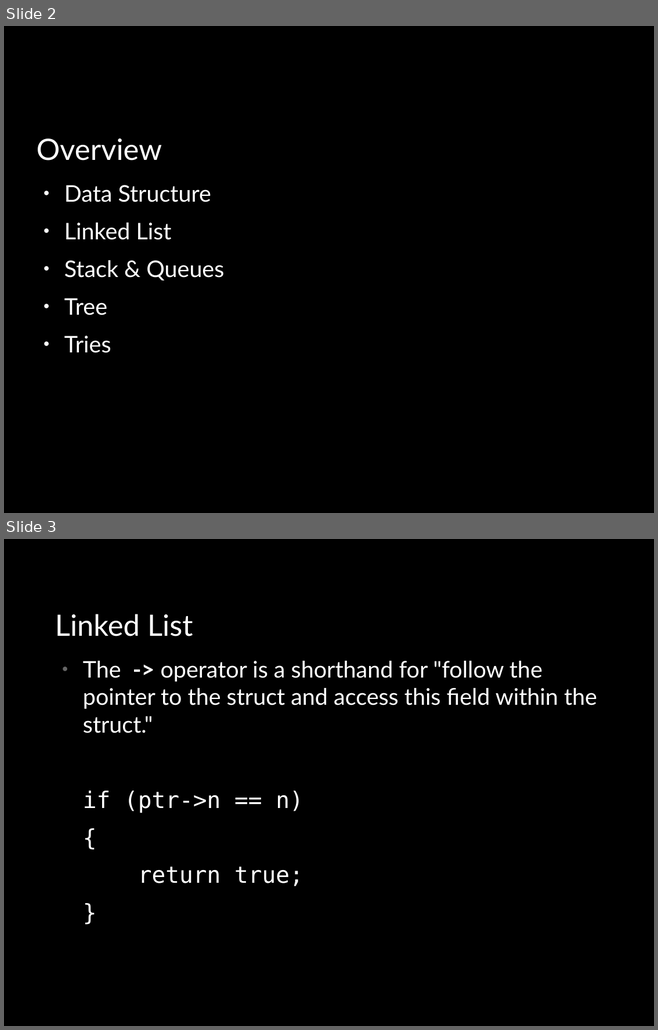
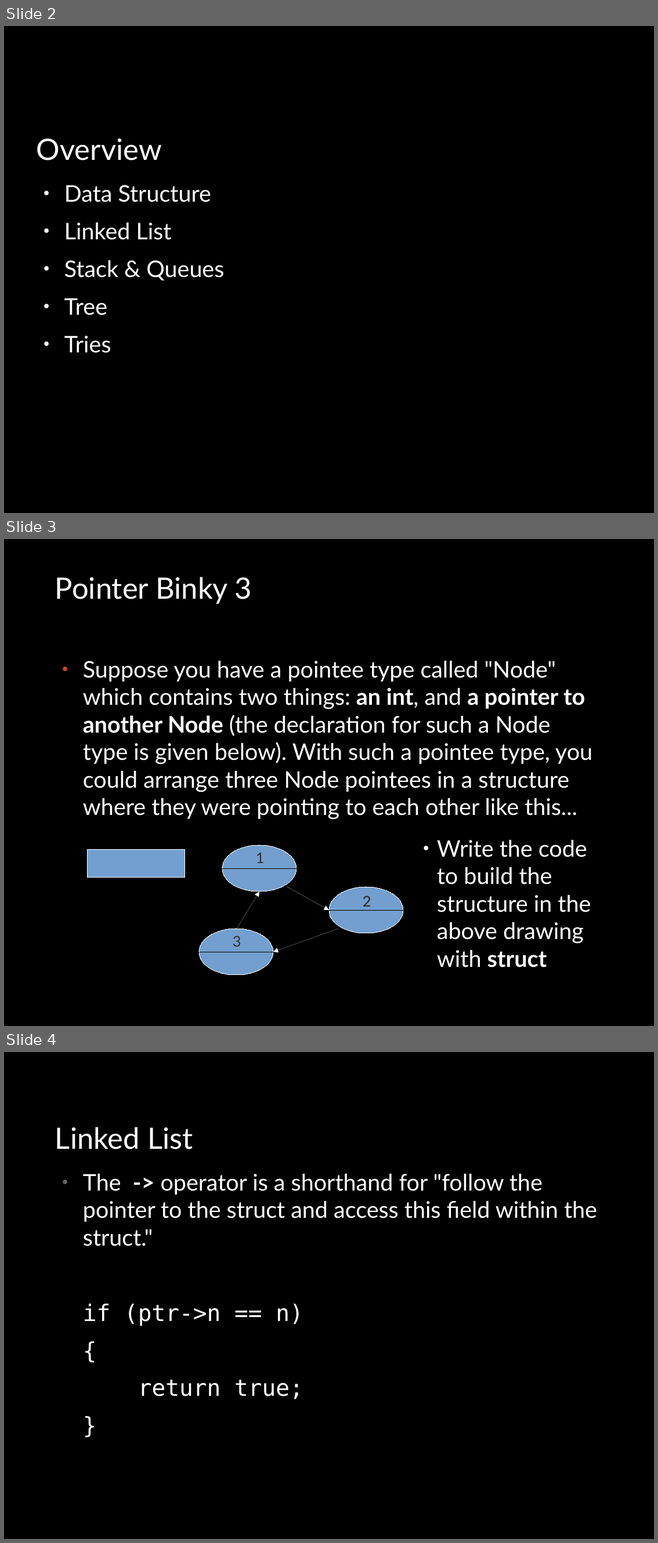
Before and after one commit to bagustris/prokom-tf, a slide deck: slide/prokom7.odp. Shown one above the other, each under a label of ours: slides 2 and 3 before the commit, slides 2, 3 and 4 after it. The pictures are 658x1030 and 658x1543 pixels, drawn with LibreOffice and Linux fonts; fonts in the diff are those of the drawing. Boxes give left, top, right and bottom in pixels: in the first picture for what was removed or moved away, otherwise in the second. Text is boxed around its words. In the diff, an @@ line names an element or a change of style, - is before the commit and + after.

```diff
--- a/slide/prokom7.odp
+++ b/slide/prokom7.odp
@@ slide 3 added at bbox=[4, 539, 654, 1026], background #000000 @@
@@ title added at bbox=[55, 577, 252, 604], 36 pt, text #FFFFFF @@
+Pointer Binky 3
@@ text added at bbox=[83, 661, 592, 820], 28 pt, text #FFFFFF @@
+● Suppose you have a pointee type called "Node" which contains two things: an int, and a pointer to another Node (the declaration for such a Node type is given below). With such a pointee type, you could arrange three Node pointees in a structure where they were pointing to each other like this...
@@ rectangle added at bbox=[88, 850, 185, 878], fill #729FCF, outline #FFFFFF 0 pt @@
@@ ellipse added at bbox=[222, 845, 296, 892], fill #729FCF, outline #FFFFFF 0 pt @@
@@ text added at bbox=[437, 840, 590, 968], 28 pt, text #FFFFFF @@
+● Write the code to build the structure in the above drawing with struct
@@ line added from (222, 868) to (296, 868), #000000 0 pt @@
@@ text added at bbox=[256, 853, 264, 863], 18 pt, text #333333 @@
+1
@@ arrow added from (236, 930) to (259, 892), #FFFFFF 0 pt @@
@@ arrow added from (287, 888) to (329, 910), #FFFFFF 0 pt @@
@@ ellipse added at bbox=[329, 888, 403, 934], fill #729FCF, outline #FFFFFF 0 pt @@
@@ text added at bbox=[357, 890, 376, 915], 18 pt, text #333333 @@
+2
@@ text added at bbox=[362, 896, 371, 907], 18 pt, text #333333 @@
+2
@@ line added from (329, 910) to (403, 910), #000000 0 pt @@
@@ ellipse added at bbox=[199, 929, 273, 975], fill #729FCF, outline #FFFFFF 0 pt @@
@@ text added at bbox=[233, 936, 241, 947], 18 pt, text #333333 @@
+3
@@ arrow added from (338, 929) to (273, 952), #FFFFFF 0 pt @@
@@ line added from (199, 952) to (273, 952), #000000 0 pt @@
@@ what was slide 3 is now slide 4 @@
```
Also in this commit, not shown: 42 other files.
